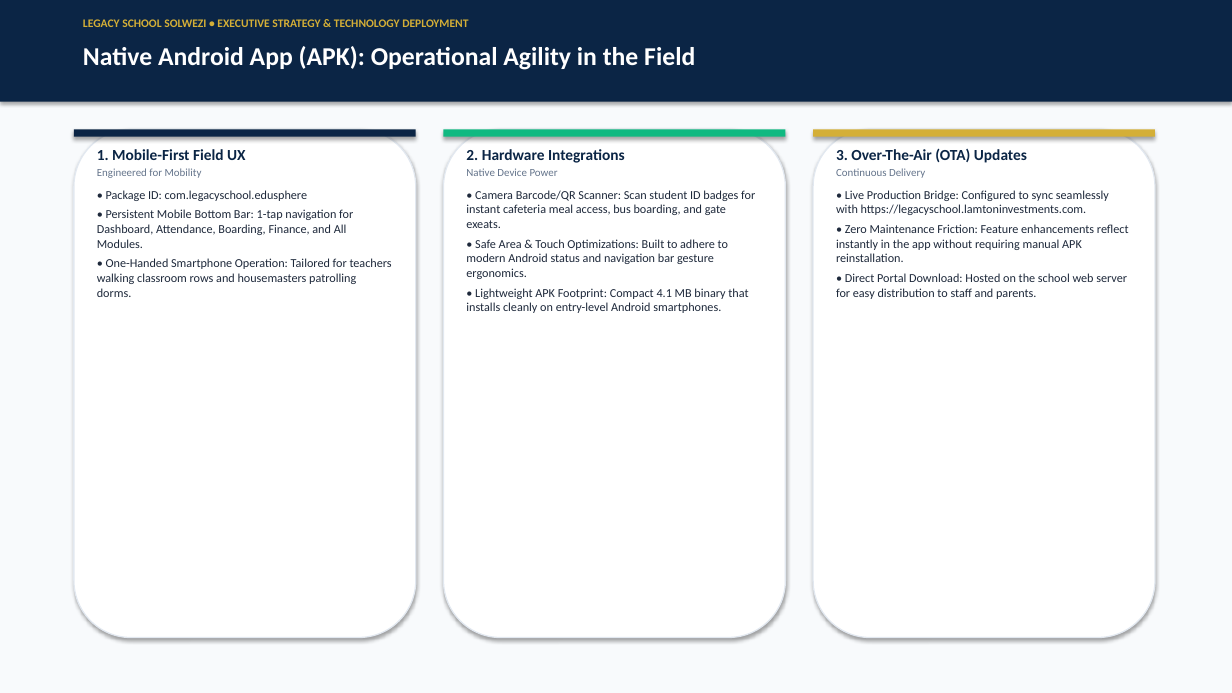
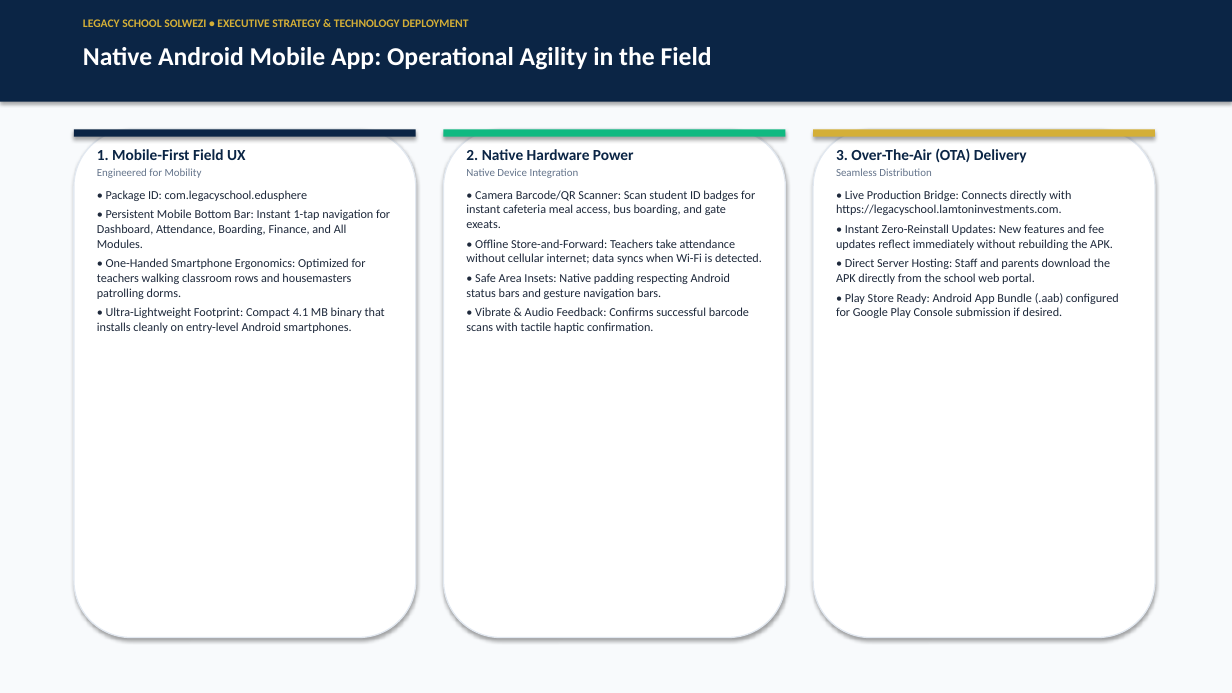
Before and after one commit to LawrenceMukombo/edusphere, a slide deck: slide 12 of Legacy_School_EduSphere_Executive_Presentation.pptx (slide 11 before the commit). Drawn at 1232x693 pixels with LibreOffice and Linux fonts; fonts in the diff are those of the drawing. Boxes give left, top, right and bottom in pixels: in the first picture for what was removed or moved away, otherwise in the second. Text is boxed around its words. In the diff, an @@ line names an element or a change of style, - is before the commit and + after.

Commit message:
feat(presentation): upgrade executive stakeholder PowerPoint to 15-slide high-impact deck with real UI screenshots, commercial pricing, and ROI breakdown

```diff
--- a/Legacy_School_EduSphere_Executive_Presentation.pptx
+++ b/Legacy_School_EduSphere_Executive_Presentation.pptx
@@ text at <box>83,47,712,70</box>: text changed @@
-Native Android App (APK): Operational Agility in the Field
+Native Android Mobile App: Operational Agility in the Field
@@ text at <box>466,149,634,178</box>: text changed; size 12 to 8.5 pt; text colour #0B2545 to #64748B; bold off @@
-2. Hardware Integrations
-Native Device Power
+2. Native Hardware Power
+Native Device Integration
@@ text at <box>836,148,1119,318</box>: text changed @@
-3. Over-The-Air (OTA) Updates
-Continuous Delivery
-• Live Production Bridge: Configured to sync seamlessly with https://legacyschool.lamtoninvestments.com.
-• Zero Maintenance Friction: Feature enhancements reflect instantly in the app without requiring manual APK reinstallation.
-• Direct Portal Download: Hosted on the school web server for easy distribution to staff and parents.
+3. Over-The-Air (OTA) Delivery
+Seamless Distribution
+• Live Production Bridge: Connects directly with https://legacyschool.lamtoninvestments.com.
+• Instant Zero-Reinstall Updates: New features and fee updates reflect immediately without rebuilding the APK.
+• Direct Server Hosting: Staff and parents download the APK directly from the school web portal.
+• Play Store Ready: Android App Bundle (.aab) configured for Google Play Console submission if desired.
@@ text at <box>97,209,390,333</box>: text changed @@
-• Persistent Mobile Bottom Bar: 1-tap navigation for Dashboard, Attendance, Boarding, Finance, and All Modules.
-• One-Handed Smartphone Operation: Tailored for teachers walking classroom rows and housemasters patrolling dorms.
+• Persistent Mobile Bottom Bar: Instant 1-tap navigation for Dashboard, Attendance, Boarding, Finance, and All Modules.
+• One-Handed Smartphone Ergonomics: Optimized for teachers walking classroom rows and housemasters patrolling dorms.
+• Ultra-Lightweight Footprint: Compact 4.1 MB binary that installs cleanly on entry-level Android smartphones.
@@ text at <box>466,239,762,333</box>: text changed @@
-• Safe Area & Touch Optimizations: Built to adhere to modern Android status and navigation bar gesture ergonomics.
-• Lightweight APK Footprint: Compact 4.1 MB binary that installs cleanly on entry-level Android smartphones.
+• Offline Store-and-Forward: Teachers take attendance without cellular internet; data syncs when Wi-Fi is detected.
+• Safe Area Insets: Native padding respecting Android status bars and gesture navigation bars.
+• Vibrate & Audio Feedback: Confirms successful barcode scans with tactile haptic confirmation.
```
Also in this commit, not shown: 3 other slides changed, 11 slides added, 10 slides removed, 3 other files.
